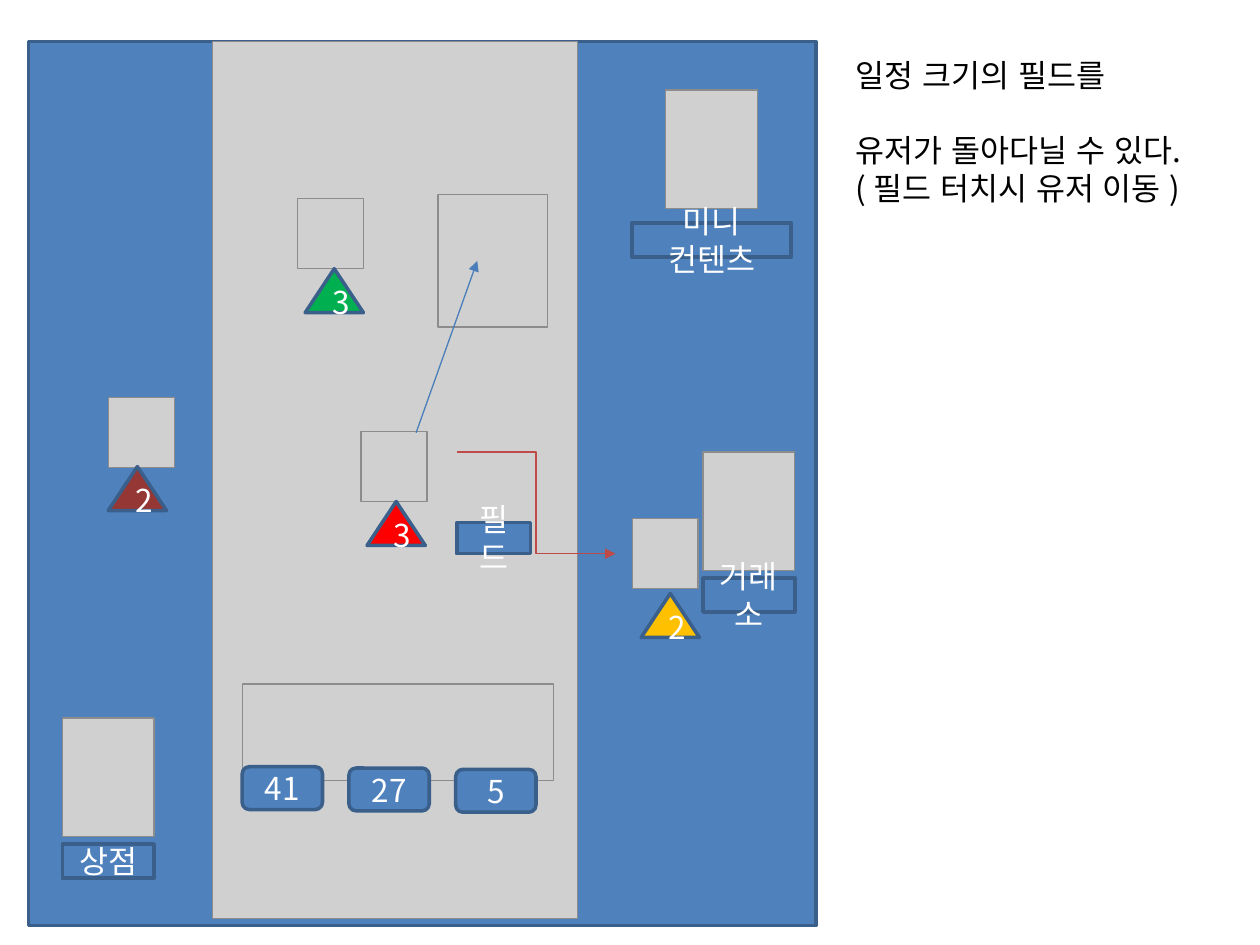
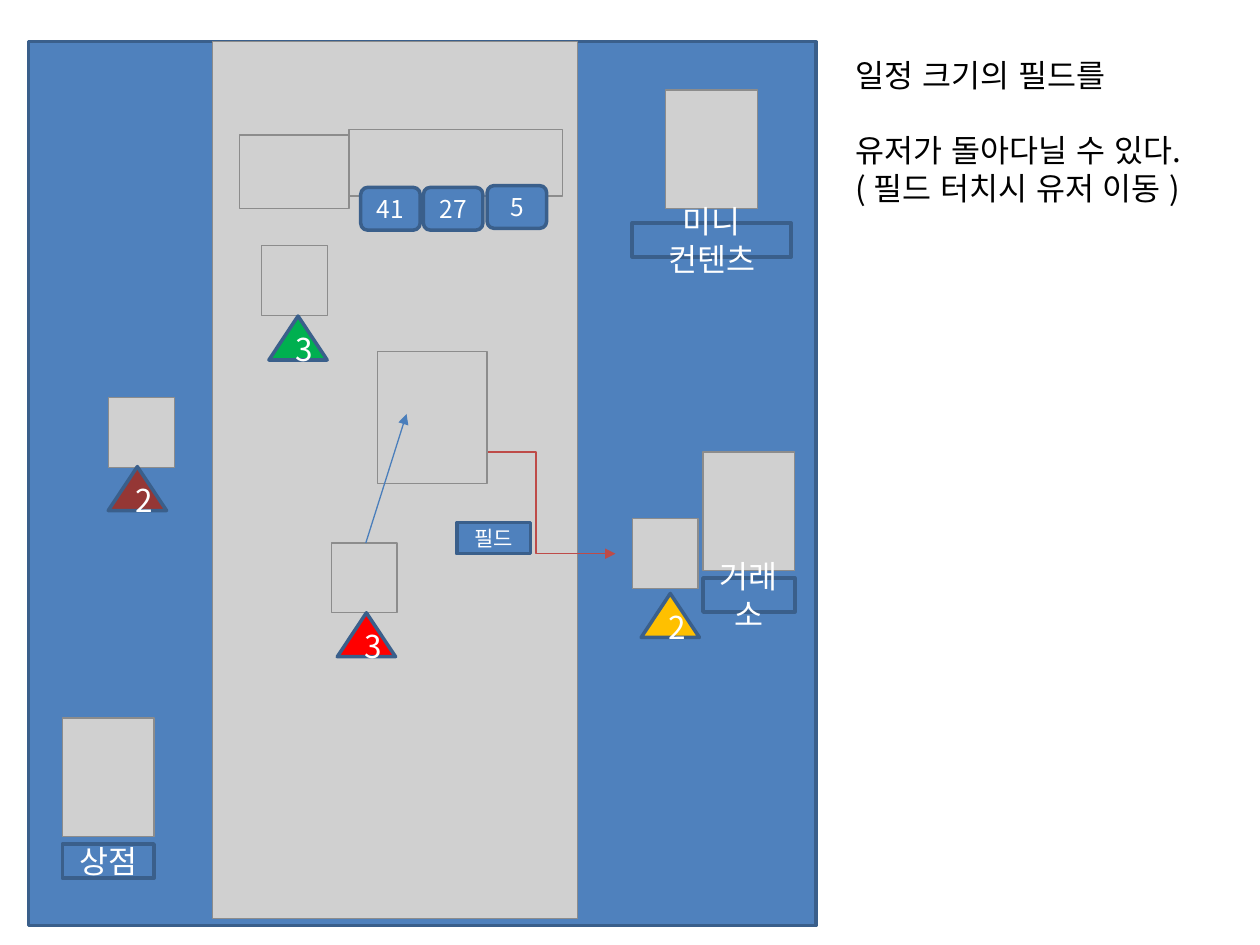
Before and after one commit to Pacman18/Plan, a slide deck: slide 11 of Take게임플로우.pptx (slide 9 before the commit). Drawn at 1260x945 pixels with LibreOffice and Linux fonts; fonts in the diff are those of the drawing; grey boxes stand for pictures. Boxes give left, top, right and bottom in pixels: in the first picture for what was removed or moved away, otherwise in the second. Text is boxed around its words. In the diff, an @@ line names an element or a change of style, - is before the commit and + after.

```diff
--- a/Take게임플로우.pptx
+++ b/Take게임플로우.pptx
@@ picture added at box(239, 135, 349, 209) @@
@@ picture: place and size @@
-picture at box(242, 684, 553, 781)
+picture at box(349, 130, 562, 197)
@@ rounded rectangle "41": place and size @@
-rounded rectangle "41" at box(242, 767, 323, 810)
+rounded rectangle "41" at box(360, 188, 420, 231)
@@ rounded rectangle "27": place and size @@
-rounded rectangle "27" at box(349, 769, 430, 811)
+rounded rectangle "27" at box(423, 188, 483, 231)
@@ size 18 to 14 pt in 3 elements at box(360, 188, 420, 231), box(423, 188, 483, 231), box(488, 185, 547, 228) @@
@@ rounded rectangle "5": place and size @@
-rounded rectangle "5" at box(456, 770, 537, 813)
+rounded rectangle "5" at box(488, 185, 547, 228)
@@ picture: place and size @@
-picture at box(297, 199, 363, 268)
+picture at box(261, 246, 326, 315)
@@ triangle "3": place and size @@
-triangle "3" at box(305, 268, 363, 312)
+triangle "3" at box(268, 316, 326, 360)
@@ picture: place and size @@
-picture at box(438, 195, 548, 328)
+picture at box(378, 352, 488, 484)
@@ arrow moved from (416, 432) - (478, 261) to (365, 543) - (407, 415) @@
@@ rectangle "필드" at box(457, 523, 530, 554): size 18 to 12 pt @@
@@ picture: place and size @@
-picture at box(362, 432, 427, 501)
+picture at box(331, 543, 397, 612)
@@ triangle "3": place and size @@
-triangle "3" at box(367, 501, 425, 546)
+triangle "3" at box(338, 612, 396, 656)
```
Also in this commit, not shown: 11 other slides changed, 7 slides added.
